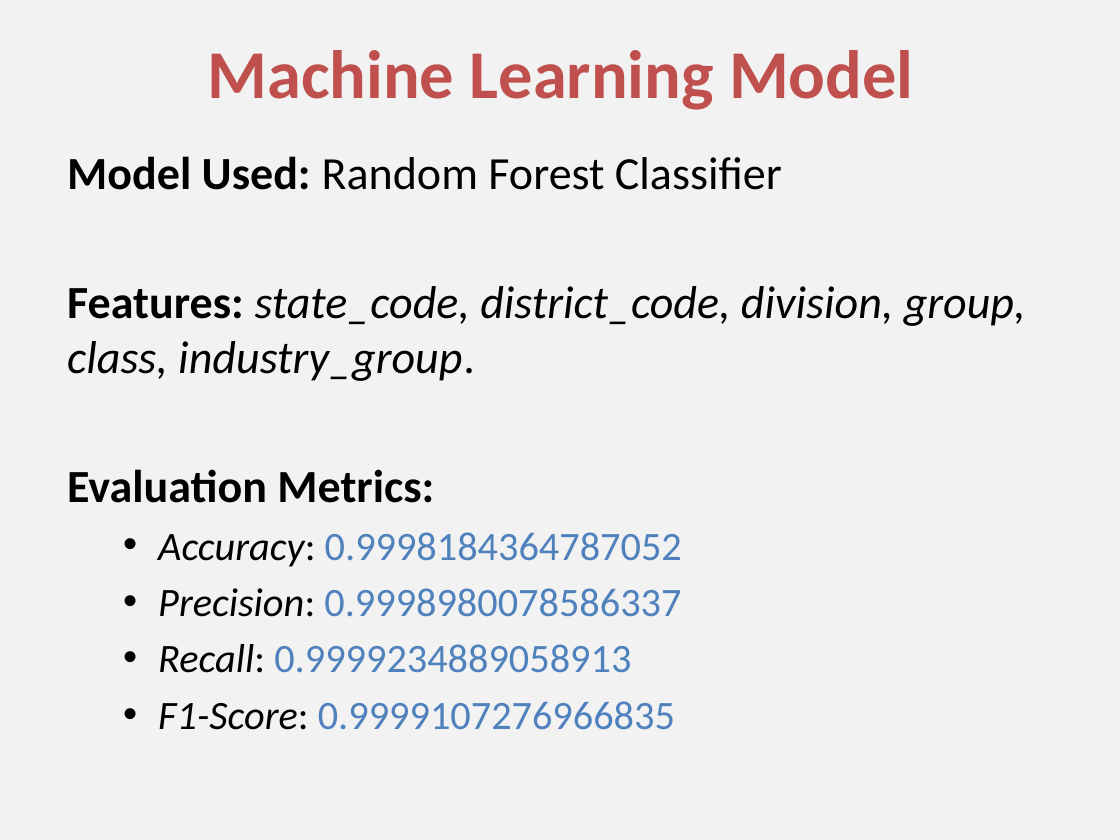
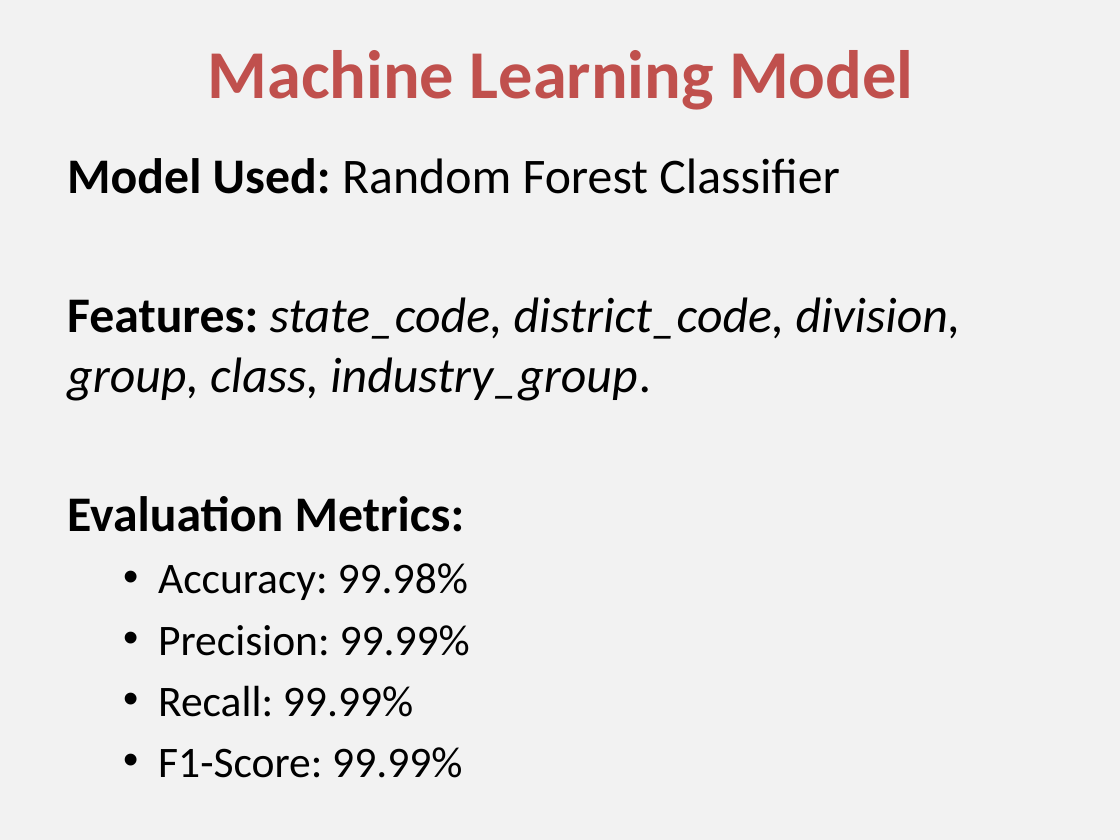
Before and after one commit to Thejasrajsathyamoorthy/Industrial-Human-Resources, a slide deck: slide 12 of I_HR Presentation.pptx. Drawn at 1120x840 pixels with LibreOffice and Linux fonts; fonts in the diff are those of the drawing. Boxes give left, top, right and bottom in pixels: in the first picture for what was removed or moved away, otherwise in the second. Text is boxed around its words. In the diff, an @@ line names an element or a change of style, - is before the commit and + after.

```diff
--- a/I_HR Presentation.pptx
+++ b/I_HR Presentation.pptx
@@ text at (x1=67, y1=158, x2=961, y2=532): size 29.6 to 32 pt in "Model Used: Random Forest Classifier", "Features: state_code, district_code, division, group, class, ...", "Evaluation Metrics:" @@
@@ text at (x1=158, y1=563, x2=470, y2=778): text changed; size 25.9 to 28 pt; text colour #4F81BD to #000000 @@
-  • Accuracy: 0.9998184364787052
-  • Precision: 0.9998980078586337
-  • Recall: 0.9999234889058913
-  • F1-Score: 0.9999107276966835
+  • Accuracy: 99.98%
+  • Precision: 99.99%
+  • Recall: 99.99%
+  • F1-Score: 99.99%
```
Also in this commit, not shown: 21 other files.
